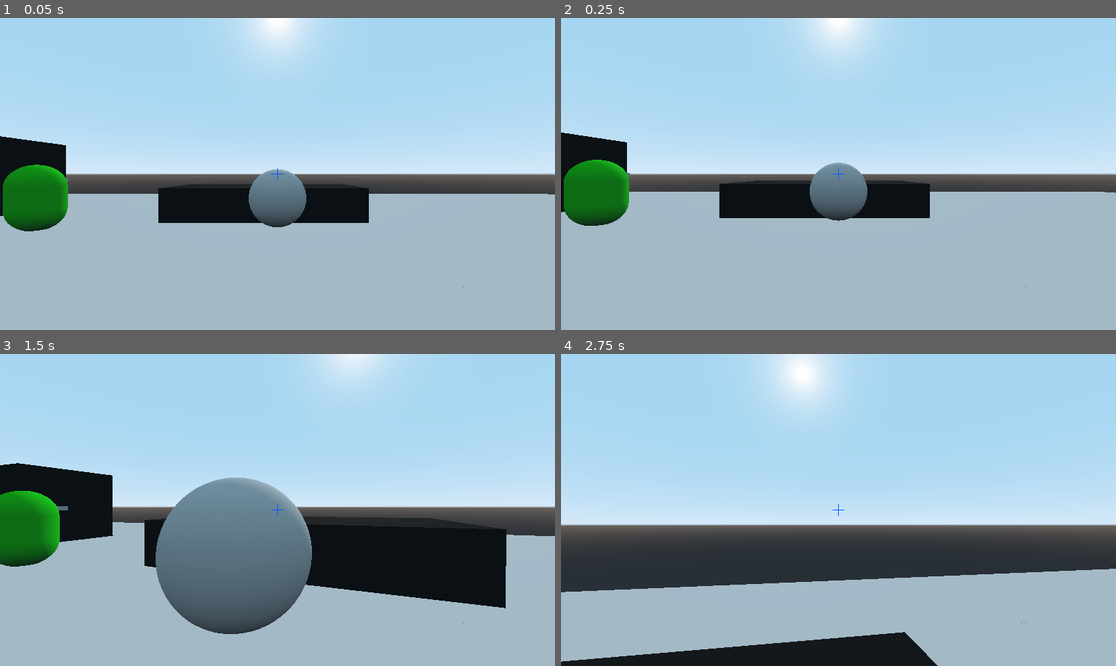
Above: before the commit, frames 1-4 (two rows, left to right).
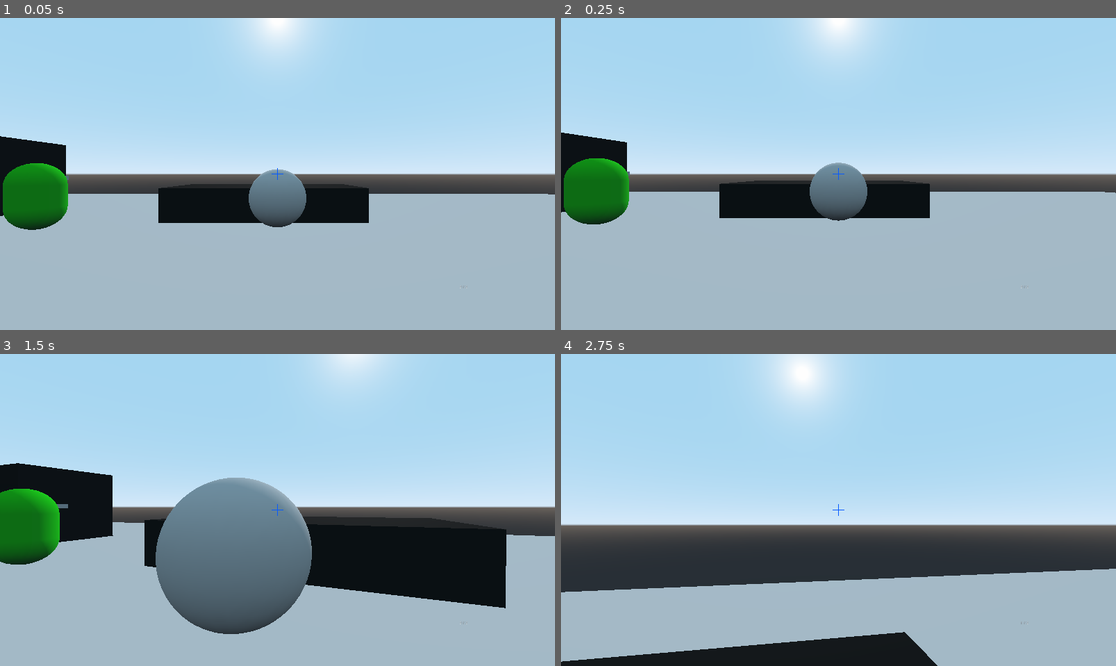
Above: after the commit, the same moments.

Repository: TheNoobBOBXD/Game2021
Game: Godot game, scene res://Scenes/World.tscn
The game is run twice, just before and just after one commit, with the same random seed, the same clock (stepped at 60 frames per second) and the same inputs.
Inputs (mouse positions are in pixels of both pictures, inside the frame that each line leads up to):
- Up to frame 1 (0.05 s): no input
- Up to frame 2 (0.25 s): no input
- Up to frame 3 (1.5 s): tap Enter at 0.5 s; move the mouse to (305, 510) at 0.52 s; hold W (move_forward) from 0.53 s (still down); tap Space (jump) at 0.6, 0.77, 1.07 s; move the mouse to (249, 510) at 1.27 s; tap E (Interact) at 1.35 s
- Up to frame 4 (2.75 s): keep holding W (move_forward); tap Space (jump) at 1.52, 1.55, 1.82, 2.3 s; move the mouse to (849, 503) at 2.02 s; click (849, 503) at 2.1 s

The runs differ from the first frame. In frame 1, 0.1% of the frame differs, in the area x 0-13%, y 46-69%; in frame 2, 0.1%; in frame 3, 0.2%, in the area x 0-13%, y 43-69%; in frame 4, nothing differs.

Commit message:
Still working testin
aaaaaaaaaaaaaaaa

Diff:
--- a/PrisonEscape3D/Enemy/Enemy.gd
+++ b/PrisonEscape3D/Enemy/Enemy.gd
@@ -1,8 +1,12 @@
 extends KinematicBody
+
+export var gravity = 0.98 #mycode
 
 export var speed = 100
 var space_state
 var target
+
+var velocity = Vector3()#mycode
 
 func _ready():
 	space_state = get_world().direct_space_state
@@ -16,6 +20,14 @@
 			move_to_target(delta)
 		else:
 			set_color_green()
+
+func _physics_process(delta):#mycode
+
+	velocity.y -= gravity#mycode
+	velocity = move_and_slide(velocity, Vector3.UP)#mycode
+#	if is_colliding() and collider.is_on_floor:
+#		velocity.y += jump_power
+
 
 func _on_Area_body_entered(body):
 	if body.is_in_group("Player"):
--- a/PrisonEscape3D/Scenes/World.tscn
+++ b/PrisonEscape3D/Scenes/World.tscn
@@ -59,7 +59,6 @@
 [node name="StaticBody" type="StaticBody" parent="Jumpplat4"]
 
 [node name="CollisionShape" type="CollisionShape" parent="Jumpplat4/StaticBody"]
-transform = Transform( 1, 0, 0, 0, 1, 0, 0, 0, 1, 0, 0, 0 )
 shape = SubResource( 2 )
 
 [node name="Wall" type="MeshInstance" parent="."]
@@ -70,7 +69,6 @@
 [node name="StaticBody" type="StaticBody" parent="Wall"]
 
 [node name="CollisionShape" type="CollisionShape" parent="Wall/StaticBody"]
-transform = Transform( 1, 0, 0, 0, 1, 0, 0, 0, 1, 0, 0, 0 )
 shape = SubResource( 2 )
 
 [node name="Jumpplat2" type="MeshInstance" parent="."]
@@ -137,9 +135,10 @@
 [node name="Enemy2" type="StaticBody" parent="." groups=[
 "Enemies",
 ]]
-transform = Transform( 1, 0, 0, 0, 1, 0, 0, 0, 1, -8.49035, 0, -4.9527 )
+transform = Transform( 1, 0, 0, 0, 1, 0, 0, 0, 1, -21.335, 0, -14.7454 )
 
 [node name="MeshInstance" type="MeshInstance" parent="Enemy2"]
+transform = Transform( 1, 0, 0, 0, 1, 0, 0, 0, 1, 0, 0, 0 )
 mesh = SubResource( 5 )
 material/0 = null
 
